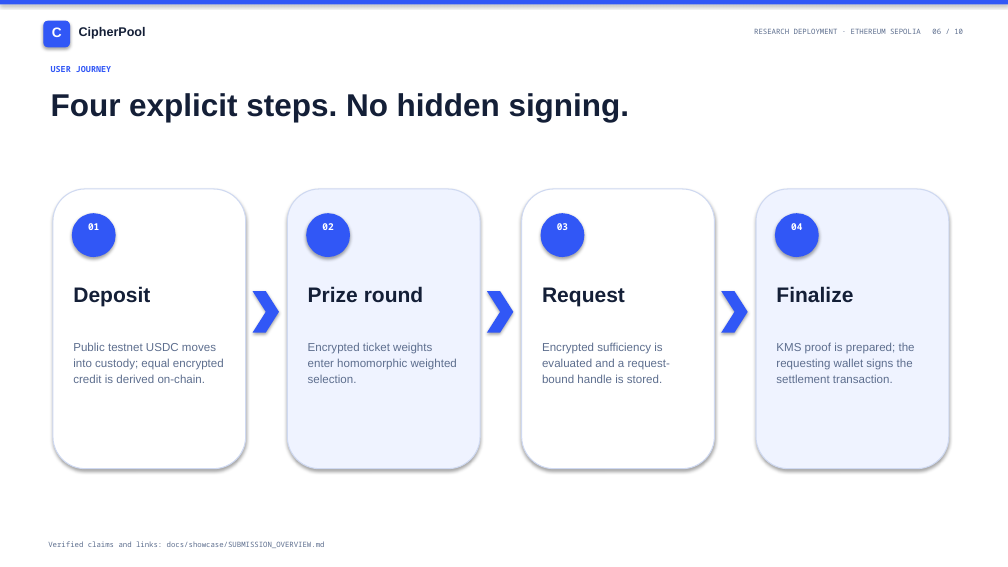
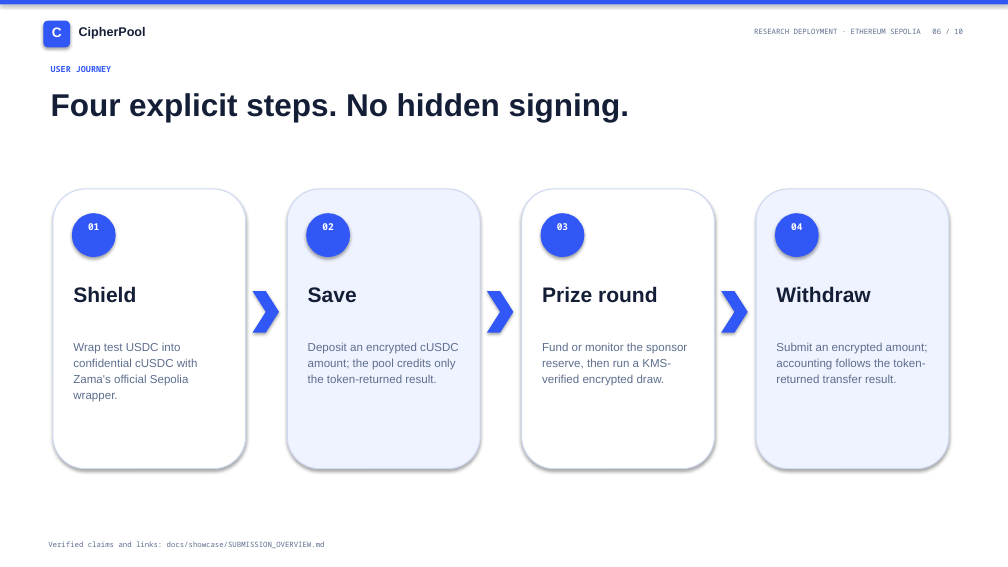
Before and after one commit to Webghost01-NG/cipherpool, a slide deck: slide 6 of docs/showcase/presentation/CipherPool-Presentation.pptx. Drawn at 1008x567 pixels with LibreOffice and Linux fonts; fonts in the diff are those of the drawing. Boxes give left, top, right and bottom in pixels: in the first picture for what was removed or moved away, otherwise in the second. Text is boxed around its words. In the diff, an @@ line names an element or a change of style, - is before the commit and + after.

Commit message:
docs(showcase): refresh verified demo package

```diff
--- a/docs/showcase/presentation/CipherPool-Presentation.pptx
+++ b/docs/showcase/presentation/CipherPool-Presentation.pptx
@@ text at bbox=[73, 286, 136, 303]: text changed @@
-Deposit
+Shield
@@ text at bbox=[308, 287, 357, 303]: text changed @@
-Prize round
+Save
@@ text at bbox=[542, 286, 657, 303]: text changed @@
-Request
+Prize round
@@ text at bbox=[776, 286, 870, 302]: text changed @@
-Finalize
+Withdraw
@@ text at bbox=[73, 343, 198, 402]: text changed @@
-Public testnet USDC moves into custody; equal encrypted credit is derived on-chain.
+Wrap test USDC into confidential cUSDC with Zama's official Sepolia wrapper.
@@ text at bbox=[308, 342, 459, 383]: text changed @@
-Encrypted ticket weights enter homomorphic weighted selection.
+Deposit an encrypted cUSDC amount; the pool credits only the token-returned result.
@@ text at bbox=[542, 342, 687, 386]: text changed @@
-Encrypted sufficiency is evaluated and a request-bound handle is stored.
+Fund or monitor the sponsor reserve, then run a KMS-verified encrypted draw.
@@ text at bbox=[776, 342, 928, 383]: text changed @@
-KMS proof is prepared; the requesting wallet signs the settlement transaction.
+Submit an encrypted amount; accounting follows the token-returned transfer result.
```
Also in this commit, not shown: 7 other slides changed, 11 other files.
